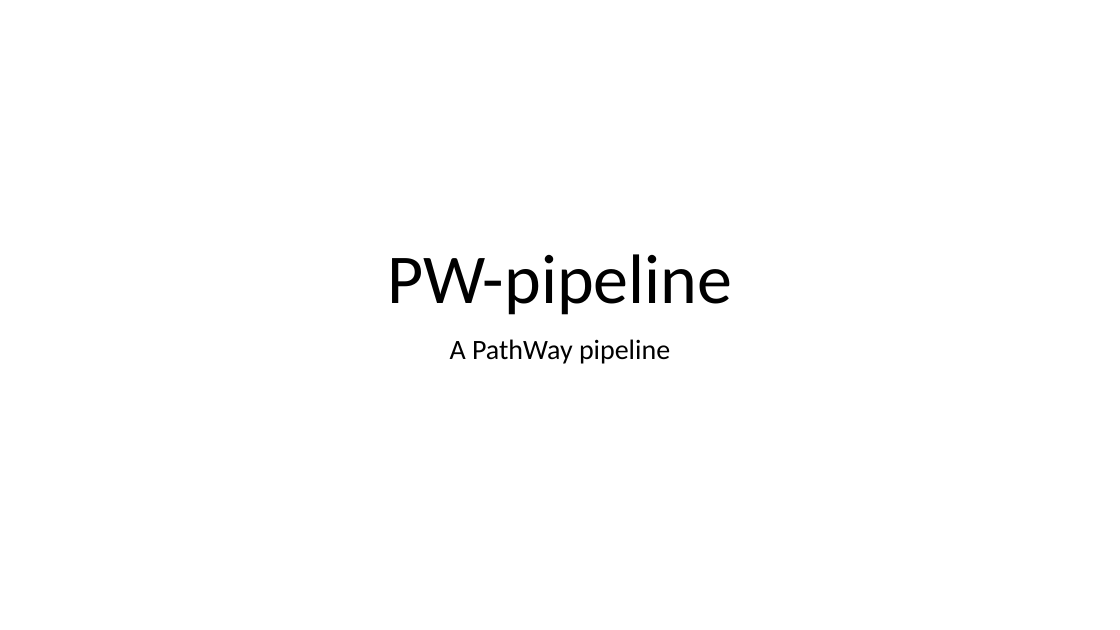
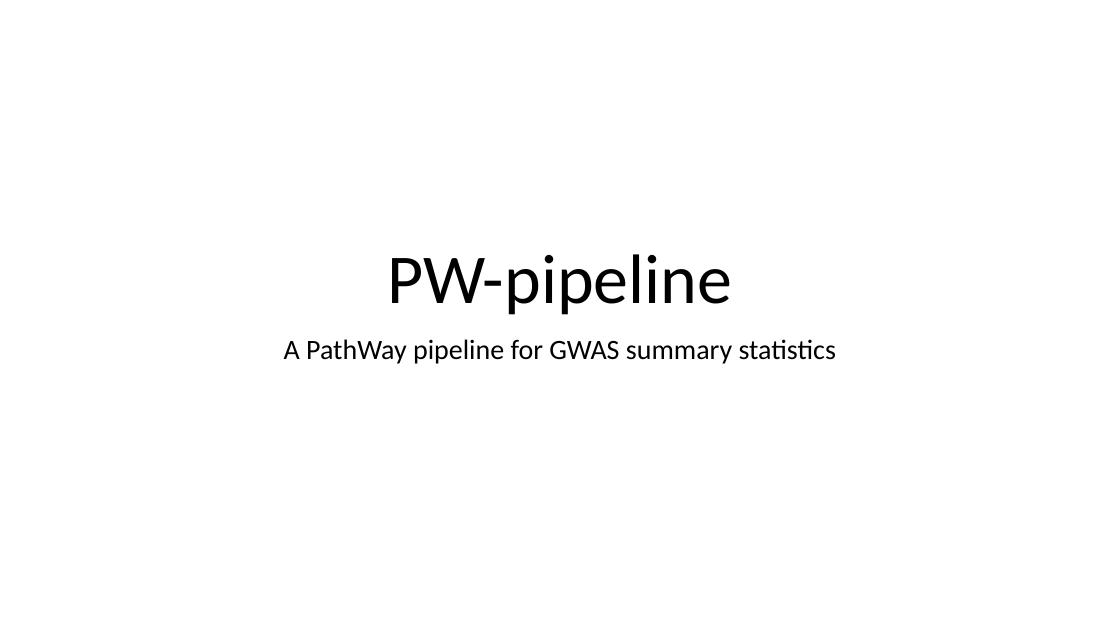
Before and after one commit to jinghuazhao/PW-pipeline, a slide deck: slide 1 of README.pptx. Drawn at 1120x630 pixels with LibreOffice and Linux fonts; fonts in the diff are those of the drawing. Boxes give left, top, right and bottom in pixels: in the first picture for what was removed or moved away, otherwise in the second. Text is boxed around its words. In the diff, an @@ line names an element or a change of style, - is before the commit and + after.

```diff
--- a/README.pptx
+++ b/README.pptx
@@ subtitle at [284, 339, 836, 364]: text changed @@
-A PathWay pipeline
+A PathWay pipeline for GWAS summary statistics
```
Also in this commit, not shown: 5 other slides changed, 4 slides added, 1 slide removed.
